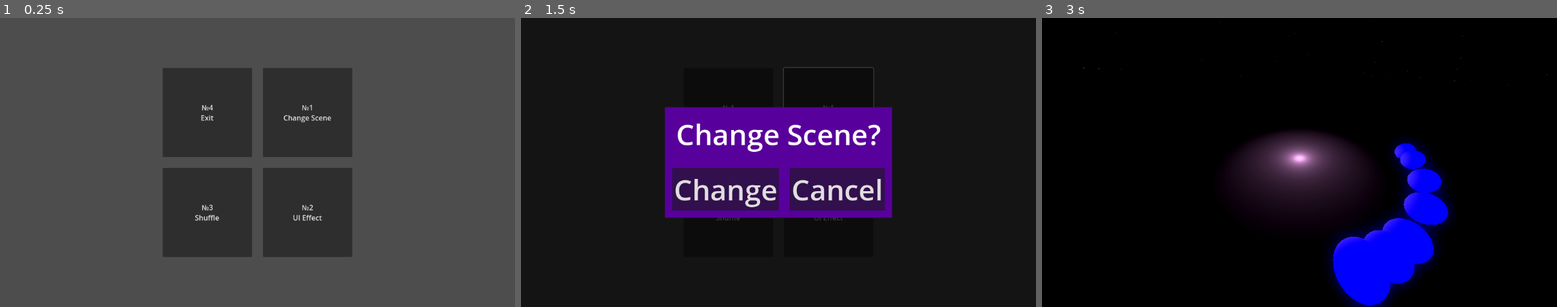
Above: before the commit, frames 1-3 (left to right).
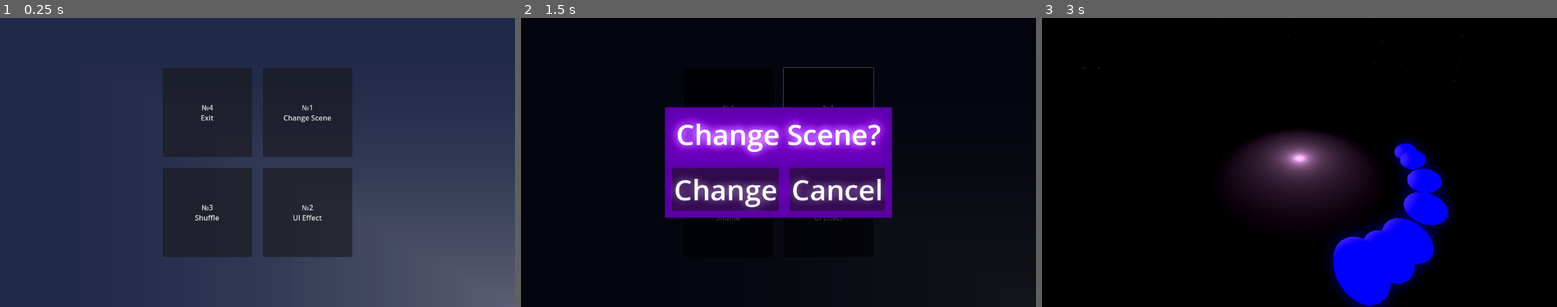
Above: after the commit, the same moments.

Repository: ash4rk/sphere-around-the-campfire
Game: Godot game, scene res://main.tscn
Same seed, same stepped clock (60 frames per second), same inputs: the game is played once before the commit and once after it.
Inputs:
- Up to frame 1 (0.25 s): no input
- Up to frame 2 (1.5 s): click "№1 Change Scene" at 0.5 s; click "№3 Shuffle" at 1.25 s
- Up to frame 3 (3 s): click "№2 UI Effect" at 2 s; click "Change" at 2.75 s

The runs differ from the first frame. In frame 1, 65% of the frame differs, in the area x 0-100%, y 0-100%; in frame 2, 8.1%; in frame 3, nothing differs.

Commit message:
FEAT: Implement sparkles effect, background shader

Diff:
--- /dev/null
+++ b/assets/main_bg.gdshader
@@ -0,0 +1,18 @@
+shader_type canvas_item;
+
+uniform vec3 cells_colour : source_color = vec3(1.0, 1.0, 1.0);
+uniform vec3 lines_colour : source_color = vec3(0.0, 0.0, 0.0);
+
+void fragment(){
+	vec3 colour = vec3(0.75);
+
+	vec2 cell = fract(UV * TEXTURE_PIXEL_SIZE / 100.0);
+	cell = abs(cell - 0.5);
+	float distToCell = 1.0 - 2.0 * max(cell.x, cell.y);
+
+	float cellLine = smoothstep(0.0, 0.05, distToCell);
+
+	colour = mix(lines_colour, colour, cellLine);
+
+    COLOR = vec4(colour, 1.0);
+}
--- a/main.tscn
+++ b/main.tscn
@@ -1,16 +1,31 @@
-[gd_scene load_steps=8 format=3 uid="uid://bn8flcsoje6e6"]
+[gd_scene load_steps=12 format=3 uid="uid://bn8flcsoje6e6"]
 
+[ext_resource type="Shader" path="res://assets/main_bg.gdshader" id="1_ecbd2"]
 [ext_resource type="Script" path="res://scenes/exit_button.gd" id="1_wtym7"]
 [ext_resource type="Script" path="res://scenes/shuffle_button.gd" id="2_677ww"]
 [ext_resource type="Script" path="res://scenes/change_scene_button.gd" id="2_iaymu"]
 [ext_resource type="PackedScene" uid="uid://bllbepjpxmjuo" path="res://scenes/sphere_and_fire.tscn" id="3_ei0tb"]
+[ext_resource type="Script" path="res://scenes/ui_effect_button.gd" id="5_j56rl"]
 [ext_resource type="Shader" path="res://scenes/ui-effects/glitch.gdshader" id="5_m1gtu"]
 [ext_resource type="Script" path="res://scenes/ui-effects/glitch_effect.gd" id="6_j0upb"]
+
+[sub_resource type="ShaderMaterial" id="ShaderMaterial_diabo"]
+shader = ExtResource("1_ecbd2")
+shader_parameter/cells_colour = Color(1, 1, 1, 1)
+shader_parameter/lines_colour = Color(0.137255, 0.164706, 0.282353, 1)
 
 [sub_resource type="ShaderMaterial" id="ShaderMaterial_5cyg6"]
 shader = ExtResource("5_m1gtu")
 shader_parameter/AMT = 0.0
 shader_parameter/SPEED = 0.6
+
+[sub_resource type="Environment" id="Environment_h21vd"]
+background_mode = 3
+glow_enabled = true
+glow_normalized = true
+glow_intensity = 5.0
+glow_strength = 1.5
+glow_hdr_threshold = 0.31
 
 [node name="Menu" type="Control"]
 layout_mode = 3
@@ -19,6 +34,18 @@
 anchor_bottom = 1.0
 grow_horizontal = 2
 grow_vertical = 2
+
+[node name="BG" type="ColorRect" parent="."]
+material = SubResource("ShaderMaterial_diabo")
+layout_mode = 1
+anchors_preset = 15
+anchor_right = 1.0
+anchor_bottom = 1.0
+grow_horizontal = 2
+grow_vertical = 2
+mouse_filter = 2
+color = Color(1, 0, 1, 1)
+script = ExtResource("6_j0upb")
 
 [node name="GridContainer" type="GridContainer" parent="."]
 layout_mode = 1
@@ -59,11 +86,13 @@
 Shuffle"
 script = ExtResource("2_677ww")
 
-[node name="UIEffectButton" type="Button" parent="GridContainer"]
+[node name="UIEffectButton" type="Button" parent="GridContainer" node_paths=PackedStringArray("glitch_effect")]
 custom_minimum_size = Vector2(200, 200)
 layout_mode = 2
 text = "№2
 UI Effect"
+script = ExtResource("5_j56rl")
+glitch_effect = NodePath("../../GlitchEffect")
 
 [node name="GlitchEffect" type="ColorRect" parent="."]
 material = SubResource("ShaderMaterial_5cyg6")
@@ -76,7 +105,10 @@
 mouse_filter = 2
 script = ExtResource("6_j0upb")
 
+[node name="WorldEnvironment" type="WorldEnvironment" parent="."]
+environment = SubResource("Environment_h21vd")
+
 [connection signal="pressed" from="GridContainer/ExitButton" to="GridContainer/ExitButton" method="_on_pressed"]
 [connection signal="pressed" from="GridContainer/ChangeSceneButton" to="GridContainer/ChangeSceneButton" method="_on_pressed"]
 [connection signal="pressed" from="GridContainer/ShuffleButton" to="GridContainer/ShuffleButton" method="_on_pressed"]
-[connection signal="pressed" from="GridContainer/UIEffectButton" to="GlitchEffect" method="_on_ui_effect_button_pressed"]
+[connection signal="pressed" from="GridContainer/UIEffectButton" to="GridContainer/UIEffectButton" method="_on_pressed"]
--- a/scenes/ui-effects/glitch_effect.gd
+++ b/scenes/ui-effects/glitch_effect.gd
@@ -4,6 +4,3 @@
 	material.set_shader_parameter("AMT", 0.5)
 	await get_tree().create_timer(0.3).timeout
 	material.set_shader_parameter("AMT", 0.0)
-
-func _on_ui_effect_button_pressed():
-	_emit_glitch_effect()
--- /dev/null
+++ b/scenes/ui-effects/sparkles.gd
@@ -0,0 +1,12 @@
+extends Node2D
+
+@onready var base_sparkles = $BaseSparlkes
+@onready var fading_stars = $FadingStars
+
+func _ready():
+	base_sparkles.emitting = true
+	fading_stars.emitting = true
+
+func _process(_delta):
+	if (!base_sparkles.emitting and !fading_stars.emitting):
+		self.queue_free()
--- /dev/null
+++ b/scenes/ui-effects/sparkles.tscn
@@ -0,0 +1,94 @@
+[gd_scene load_steps=13 format=3 uid="uid://gpjj4jahw120"]
+
+[ext_resource type="Texture2D" uid="uid://mwk2ky30sixw" path="res://assets/spark.png" id="1_8lt4p"]
+[ext_resource type="Script" path="res://scenes/ui-effects/sparkles.gd" id="1_y1seh"]
+[ext_resource type="Texture2D" uid="uid://ciyhygg020pf6" path="res://assets/star_1.png" id="3_pv4k0"]
+
+[sub_resource type="CanvasItemMaterial" id="CanvasItemMaterial_sw643"]
+blend_mode = 1
+light_mode = 1
+
+[sub_resource type="Gradient" id="Gradient_necmj"]
+interpolation_mode = 2
+offsets = PackedFloat32Array(0, 0.479592, 1)
+colors = PackedColorArray(5, 5, 0, 1, 5, 5, 0.01, 1, 1, 1, 1, 1)
+
+[sub_resource type="GradientTexture1D" id="GradientTexture1D_a0im1"]
+gradient = SubResource("Gradient_necmj")
+
+[sub_resource type="Curve" id="Curve_w5jtd"]
+_data = [Vector2(0, 0), 0.0, 0.0, 0, 0, Vector2(0.033954, 1), 0.0, 0.0, 0, 0, Vector2(0.6825, 1), 0.0, 0.0, 0, 0, Vector2(1, 0), 0.0, 0.0, 0, 0]
+point_count = 4
+
+[sub_resource type="CurveTexture" id="CurveTexture_ervj3"]
+curve = SubResource("Curve_w5jtd")
+
+[sub_resource type="ParticleProcessMaterial" id="ParticleProcessMaterial_hlufl"]
+emission_shape = 1
+emission_sphere_radius = 5.23
+particle_flag_disable_z = true
+spread = 180.0
+gravity = Vector3(0, 98, 0)
+initial_velocity_min = 80.0
+initial_velocity_max = 140.0
+orbit_velocity_min = 0.0
+orbit_velocity_max = 0.0
+angle_min = -720.0
+angle_max = 720.0
+scale_min = 0.25
+scale_max = 0.25
+scale_curve = SubResource("CurveTexture_ervj3")
+color = Color(2, 2, 0, 1)
+color_ramp = SubResource("GradientTexture1D_a0im1")
+
+[sub_resource type="Curve" id="Curve_yulik"]
+_data = [Vector2(0.427163, 0), 0.0, 0.0, 0, 0, Vector2(0.468784, 1), 0.0, 0.0, 0, 0, Vector2(0.6825, 1), 0.0, 0.0, 0, 0, Vector2(0.897043, 0), 0.0, 0.0, 0, 0]
+point_count = 4
+
+[sub_resource type="CurveTexture" id="CurveTexture_jgngg"]
+curve = SubResource("Curve_yulik")
+
+[sub_resource type="ParticleProcessMaterial" id="ParticleProcessMaterial_kn830"]
+emission_shape = 3
+emission_box_extents = Vector3(128, 128, 1)
+particle_flag_disable_z = true
+spread = 180.0
+gravity = Vector3(0, 0, 0)
+orbit_velocity_min = 0.0
+orbit_velocity_max = 0.0
+angle_min = -720.0
+angle_max = 720.0
+scale_min = 0.25
+scale_max = 0.25
+scale_curve = SubResource("CurveTexture_jgngg")
+color = Color(2, 2, 0, 1)
+color_ramp = SubResource("GradientTexture1D_a0im1")
+
+[node name="Sparkles" type="Node2D"]
+script = ExtResource("1_y1seh")
+
+[node name="BaseSparlkes" type="GPUParticles2D" parent="."]
+texture_filter = 1
+texture_repeat = 1
+material = SubResource("CanvasItemMaterial_sw643")
+emitting = false
+amount = 24
+process_material = SubResource("ParticleProcessMaterial_hlufl")
+texture = ExtResource("1_8lt4p")
+lifetime = 4.0
+one_shot = true
+speed_scale = 3.0
+explosiveness = 0.84
+
+[node name="FadingStars" type="GPUParticles2D" parent="."]
+texture_filter = 1
+texture_repeat = 1
+material = SubResource("CanvasItemMaterial_sw643")
+position = Vector2(0, 195)
+emitting = false
+process_material = SubResource("ParticleProcessMaterial_kn830")
+texture = ExtResource("3_pv4k0")
+lifetime = 3.0
+one_shot = true
+speed_scale = 3.13
+explosiveness = 0.4
--- /dev/null
+++ b/scenes/ui_effect_button.gd
@@ -0,0 +1,10 @@
+extends Button
+
+var SPARKLES_SCENE: PackedScene = preload("res://scenes/ui-effects/sparkles.tscn")
+@export var glitch_effect: ColorRect
+
+func _on_pressed():
+	glitch_effect._emit_glitch_effect()
+	var sparkles_instance = SPARKLES_SCENE.instantiate()
+	get_parent().add_child(sparkles_instance)
+	sparkles_instance.global_position = get_global_mouse_position()
Binary file added: assets/star_1.png
Not shown, added: assets/star_1.png.import
Binary file added: assets/star_2.png
Not shown, added: assets/star_2.png.import
